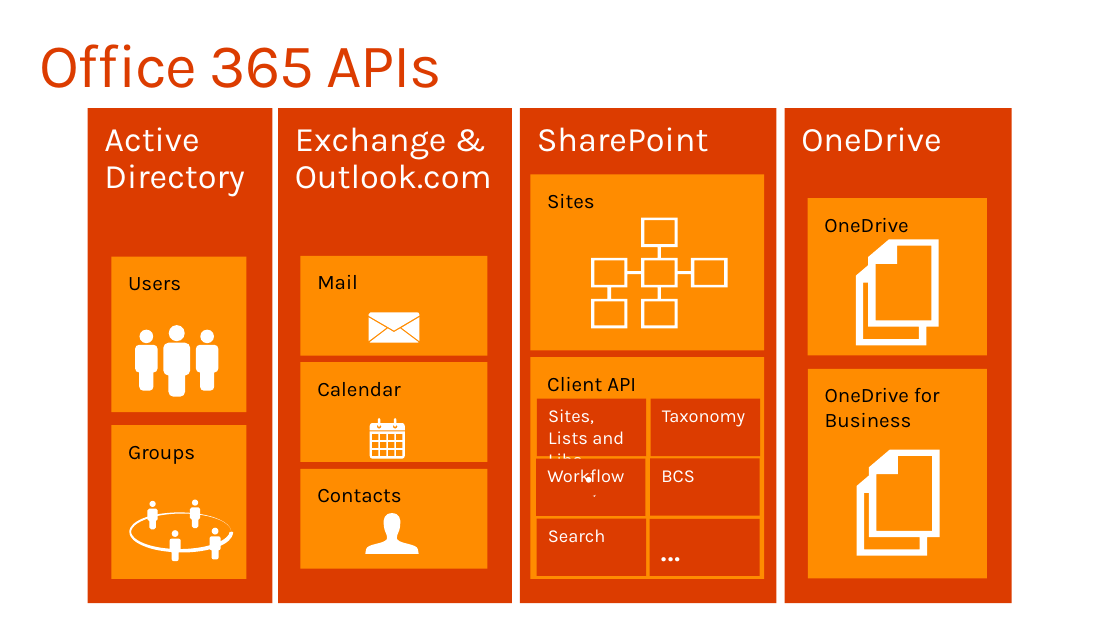
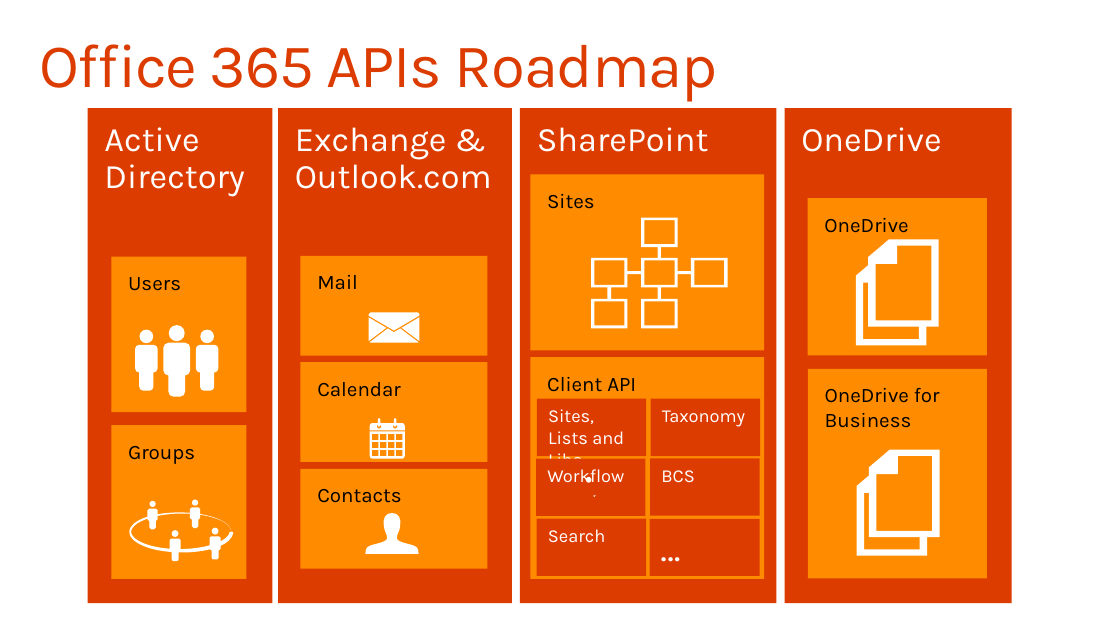
Before and after one commit to OfficeDev/TrainingContent, a slide deck: slide 15 of O3651-5 Getting started with Office 365 APIs/O3651-5 Office 365 Development Office 365 API.pptx. Drawn at 1120x630 pixels with LibreOffice and Linux fonts; fonts in the diff are those of the drawing; background and template pictures are left out. Boxes give left, top, right and bottom in pixels: in the first picture for what was removed or moved away, otherwise in the second. Text is boxed around its words. In the diff, an @@ line names an element or a change of style, - is before the commit and + after.

Commit message:
Lab Update for new O365 APIs

```diff
--- a/O3651-5 Getting started with Office 365 APIs/O3651-5 Office 365 Development Office 365 API.pptx
+++ b/O3651-5 Getting started with Office 365 APIs/O3651-5 Office 365 Development Office 365 API.pptx
@@ title at (39, 44, 718, 102): text changed @@
-Office 365 APIs
+Office 365 APIs Roadmap
```
Also in this commit, not shown: 4 other slides changed, 1 slide added, 1 slide removed, 2 other files.
